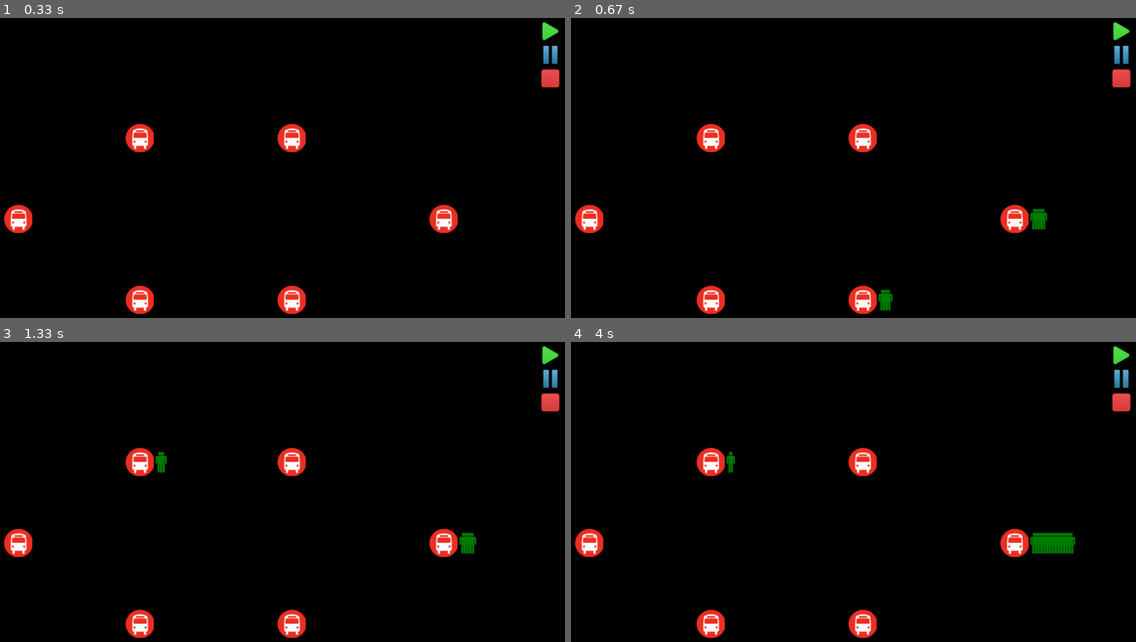
Above: before the commit, frames 1-4 (two rows, left to right).
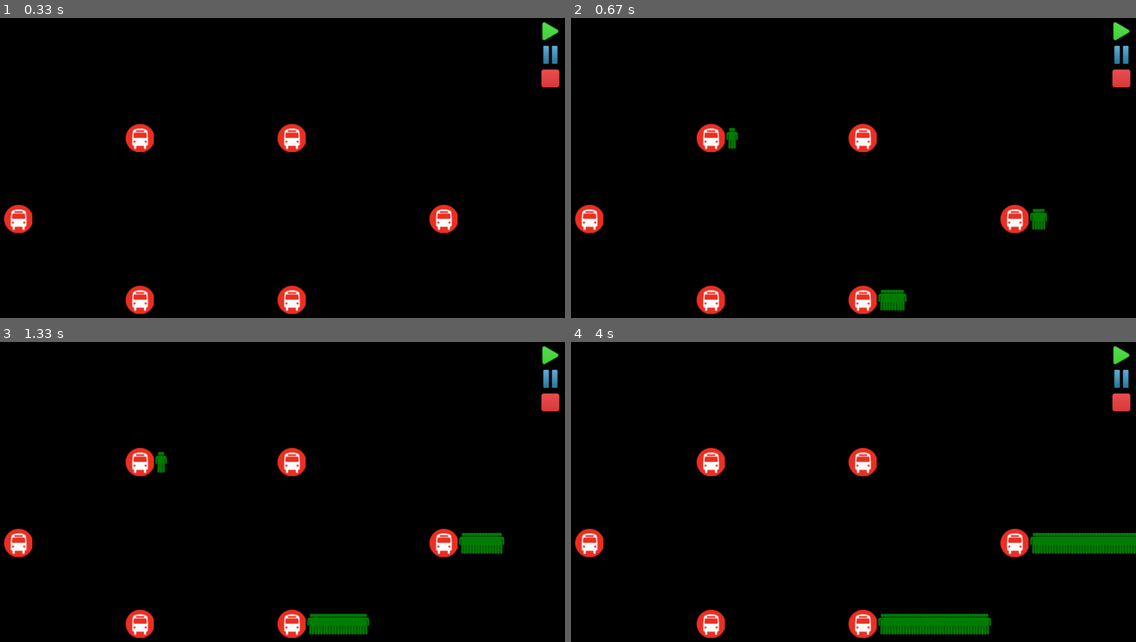
Above: after the commit, the same moments.

Repository: yujiakimoto/PySimio
Game: pygame game, started from animation.py
The game is run twice, just before and just after one commit, with the same random seed, the same clock (stepped at 60 frames per second) and the same inputs.
Inputs (mouse positions are in pixels of both pictures, inside the frame that each line leads up to):
- Up to frame 1 (0.33 s): no input
- Up to frame 2 (0.67 s): click (1119, 30) at 0.38 s
- Up to frame 3 (1.33 s): no input
- Up to frame 4 (4 s): no input

Frame 1 is identical in both runs. In frame 2, 0.3% of the frame differs, in the area x 27-60%, y 36-98%; in frame 3, 1.1%; in frame 4, 2.2%, in the area x 27-100%, y 36-98%.

Commit message:
Updated animation

Diff:
--- a/animation.py
+++ b/animation.py
@@ -39,12 +39,12 @@
 
     bus1 = Bus('Bus 1', route1)
     bus2 = Bus('Bus 2', route2)
-    bus3 = Bus('Bus 3', route3)
-    bus4 = Bus('Bus 4', route1)
-    bus5 = Bus('Bus 5', route2)
-    bus6 = Bus('Bus 6', route3)
+    # bus3 = Bus('Bus 3', route3)
+    # bus4 = Bus('Bus 4', route1)
+    # bus5 = Bus('Bus 5', route2)
+    # bus6 = Bus('Bus 6', route3)
 
-    return Map([route1, route2, route3], [bus1,  bus2, bus3, bus4, bus5, bus6],
+    return Map([route1, route2, route3], [bus1,  bus2],
                {'TDOG Depot': depot, 'Wegmans-Eastbound': weg_east, 'Wegmans-Westbound': weg_west,
                 'Commons-Eastbound': com_east, 'Commons-Westbound': com_west, 'Collegetown': ctown},)
 
--- a/pySimio.py
+++ b/pySimio.py
@@ -33,6 +33,9 @@
         if animate:
             for bus_stop in self.bus_stops.values():
                 bus_stop.add_animation(settings['surface'], settings['coordinates'][bus_stop.name])
+            for bus in self.buses:
+                # bus.add_animation(settings['surface'], self.bus_stops['TDOG Depot'])
+                pass
 
         while time < max_time:
 
@@ -134,6 +137,11 @@
         self.distance = 0                                  # distance travelled by this bus
         # TODO: other relevant performance metrics?
 
+        self.animate = False
+        self.surface = None
+        self.icon = None
+        self.icon_rect = None,
+
     def goes_to(self, stop):
         """Returns True if this bus goes to the specified stop and False otherwise"""
 
@@ -166,8 +174,12 @@
                 person.state = 'standing'
         return boarding_time
 
-    def arrive(self, stop, time, new_route=None, debug = False):
+    def arrive(self, stop, time, new_route=None, debug=False):
         """Models a bus arriving a BusStop stop at a given time"""
+
+        if self.animate:
+            # self.update_animation()
+            pass
 
         assert(isinstance(stop, BusStop)), "must arrive at a BusStop"
         # print('{} arrived at {} at t = {}'.format(self.name, self.next_stop.name, time))
@@ -211,6 +223,19 @@
 
         return Event(done_boarding + driving_time, self, self.next_stop, 'arrival')
 
+    def add_animation(self, surface, depot):
+        self.animate = True
+        self.surface = surface
+        self.icon = pygame.image.load('images/bus.png')
+        self.icon_rect = self.icon.get_rect()
+        self.icon_rect.center = (depot.surface_pos[0] - 55, depot.surface_pos[1])
+        self.surface.blit(self.icon, self.icon_rect)
+
+    def update_animation(self):
+        self.icon_rect.center = (self.next_stop.surface_pos[0] - 55, self.next_stop.surface_pos[1])
+        self.surface.blit(self.icon, self.icon_rect)
+        pygame.display.flip()
+
 
 class BusStop:
     """ Models a bus stop somewhere in Ithaca.
@@ -243,18 +268,18 @@
         self.surface = surface
         self.surface_pos = coords
 
-    def update_animation(self, surface):
+    def update_animation(self):
         clear = pygame.image.load('images/rectangle.png')
         for i in range(self.prev_num_waiting):
             clear_rect = clear.get_rect()
             clear_rect.center = (self.surface_pos[0] + 35 + 5*i, self.surface_pos[1])
-            surface.blit(clear, clear_rect)
+            self.surface.blit(clear, clear_rect)
 
         person = pygame.image.load('images/person.png')
         for i in range(self.num_waiting):
             person_rect = person.get_rect()
             person_rect.center = (self.surface_pos[0] + 35 + 5*i, self.surface_pos[1])
-            surface.blit(person, person_rect)
+            self.surface.blit(person, person_rect)
         self.prev_num_waiting = self.num_waiting
 
     def arrival(self, person):
@@ -272,7 +297,7 @@
                 else:
                     break
         if self.animate:
-            self.update_animation(self.surface)
+            self.update_animation()
             sleep(0.01)
             pygame.display.flip()
 
Binary file added: images/bus.png
